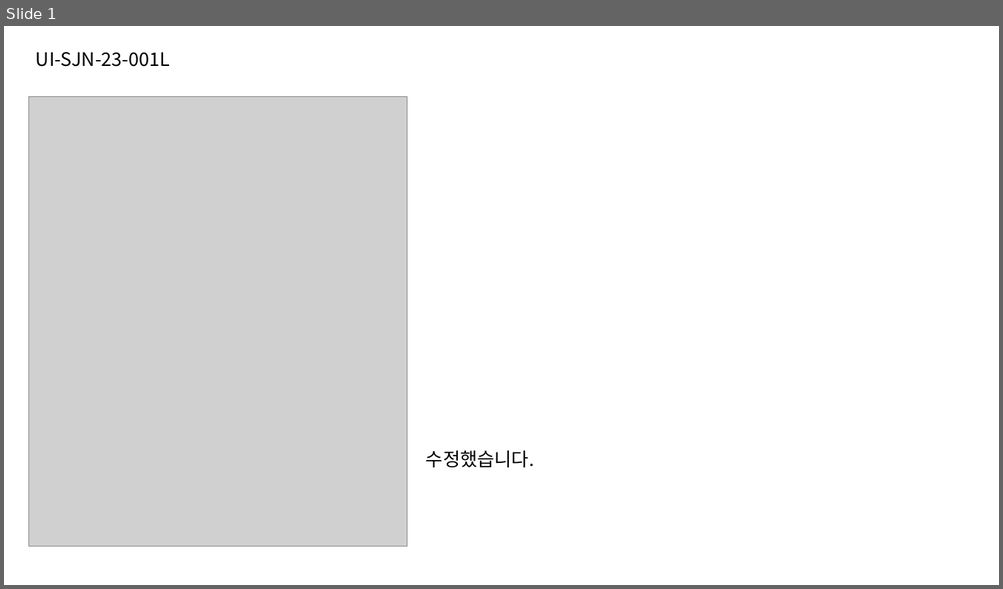
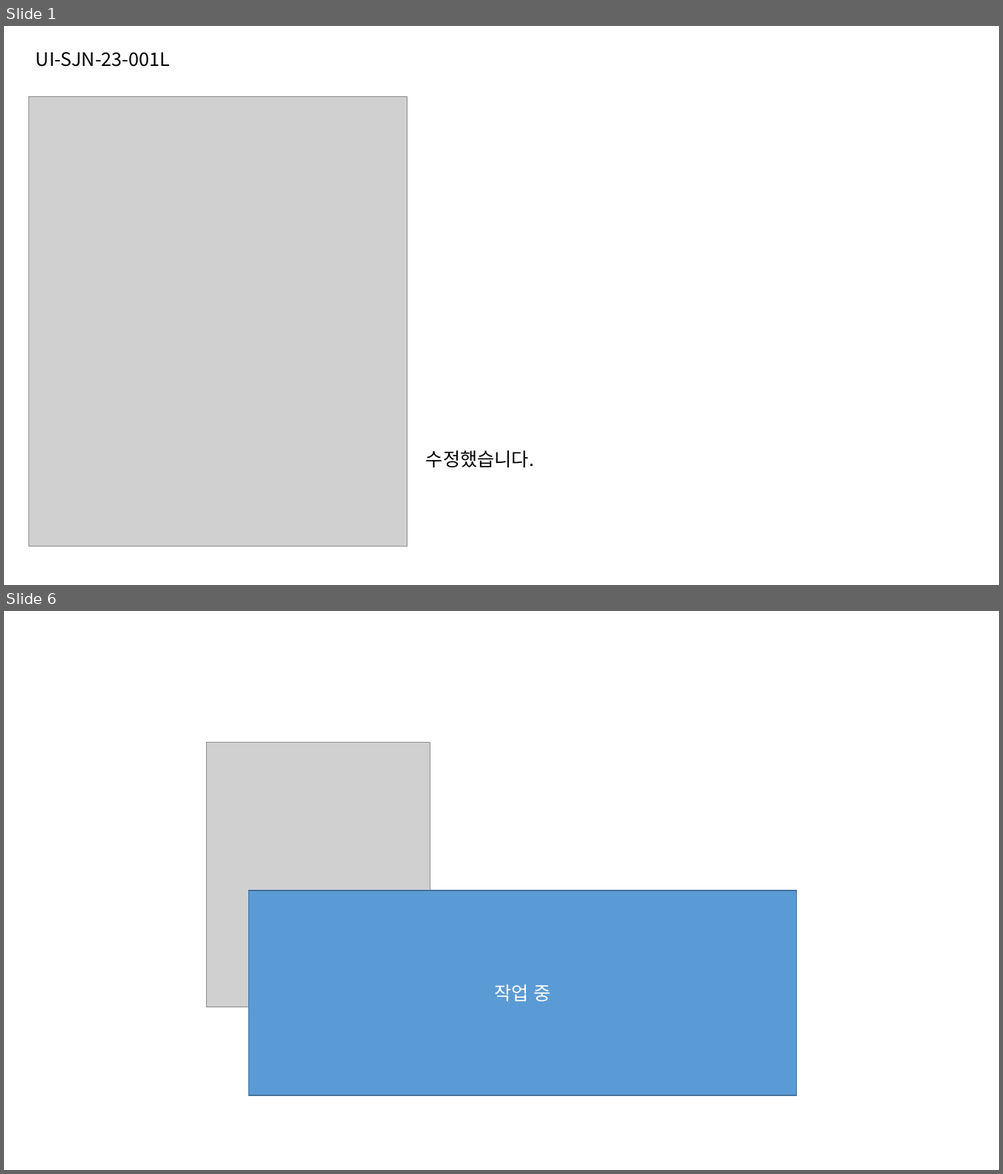
Before and after one commit to jeoungGyy/sejong, a slide deck: ppt/05-18.pptx. Shown one above the other, each under a label of ours: slide 1 before the commit, slides 1 and 6 after it; the slides between them are not shown. The pictures are 1003x589 and 1003x1174 pixels, drawn with LibreOffice and Linux fonts; fonts in the diff are those of the drawing; grey boxes stand for pictures. Boxes give left, top, right and bottom in pixels: in the first picture for what was removed or moved away, otherwise in the second. Text is boxed around its words. In the diff, an @@ line names an element or a change of style, - is before the commit and + after.

Commit message:
작업 중

```diff
--- a/ppt/05-18.pptx
+++ b/ppt/05-18.pptx
@@ slide 6 added at box(4, 611, 999, 1170), background #FFFFFF @@
@@ picture added at box(207, 742, 430, 1007) @@
@@ rectangle added at box(249, 891, 797, 1096), fill #5B9BD5, outline #43739E 1 pt, 18 pt, text #FFFFFF @@
+작업 중
```
Also in this commit, not shown: 3 slides changed, 1 other slide added, 1 slide removed, 15 other files.
